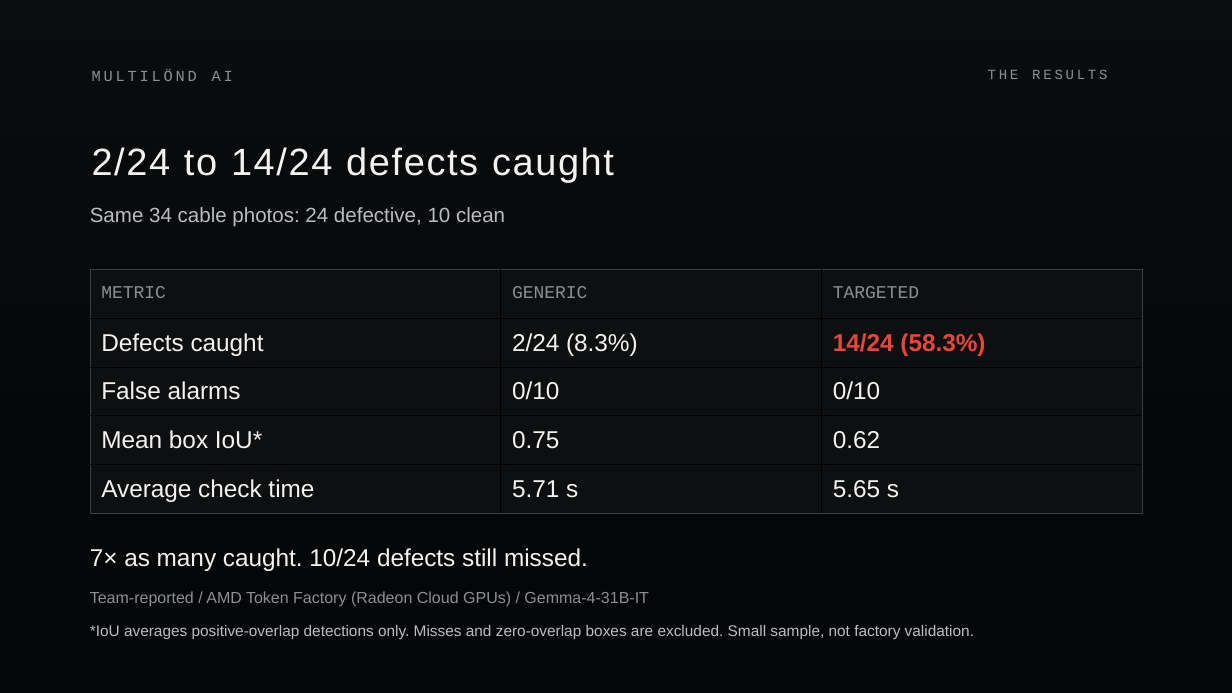
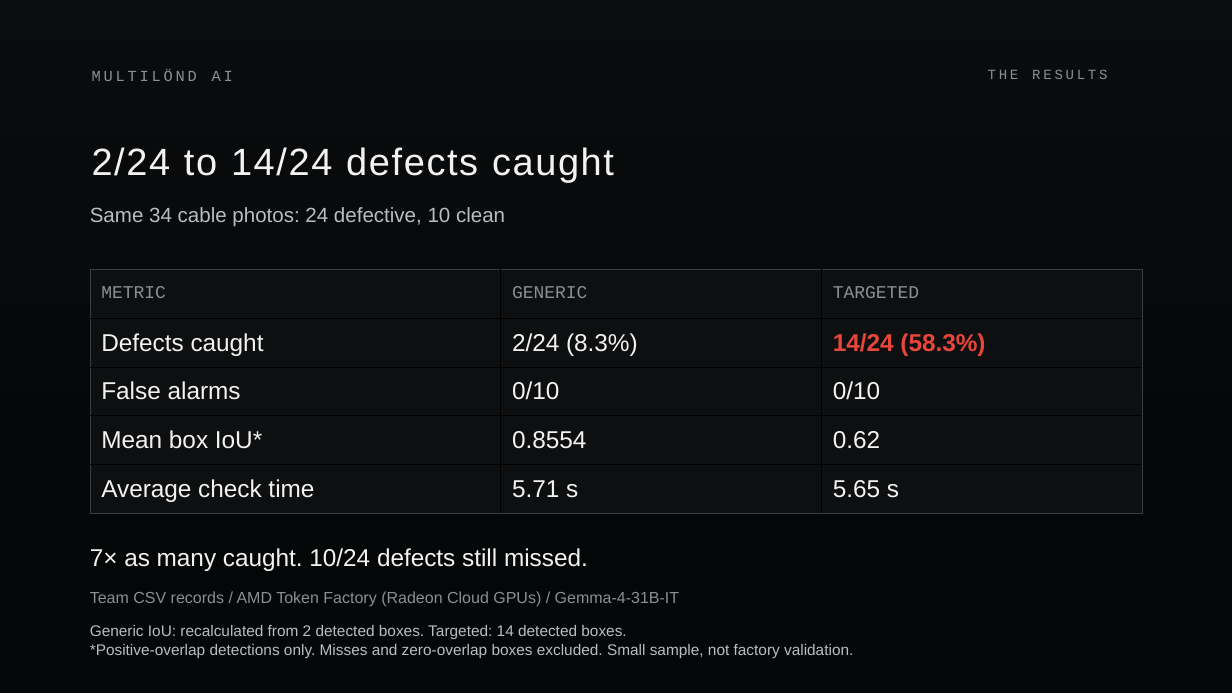
Before and after one commit to acagliol/amdactiii, a slide deck: slide 11 of docs/Multilond_AI_updated.pptx. Drawn at 1232x693 pixels with LibreOffice and Linux fonts; fonts in the diff are those of the drawing. Boxes give left, top, right and bottom in pixels: in the first picture for what was removed or moved away, otherwise in the second. Text is boxed around its words. In the diff, an @@ line names an element or a change of style, - is before the commit and + after.

Commit message:
docs: use recalculated generic box IoU of 0.8554

```diff
--- a/docs/Multilond_AI_updated.pptx
+++ b/docs/Multilond_AI_updated.pptx
@@ table at box(90, 270, 1143, 514) @@
-row 4, column 2: 0.75
+row 4, column 2: 0.8554
@@ text at box(90, 591, 679, 607): text changed @@
-Team-reported / AMD Token Factory (Radeon Cloud GPUs) / Gemma-4-31B-IT
+Team CSV records / AMD Token Factory (Radeon Cloud GPUs) / Gemma-4-31B-IT
@@ text at box(90, 625, 853, 658): text changed @@
-*IoU averages positive-overlap detections only. Misses and zero-overlap boxes are excluded. Small sample, not factory validation.
+Generic IoU: recalculated from 2 detected boxes. Targeted: 14 detected boxes.
+*Positive-overlap detections only. Misses and zero-overlap boxes excluded. Small sample, not factory validation.
```
Also in this commit, not shown: 3 other files.
